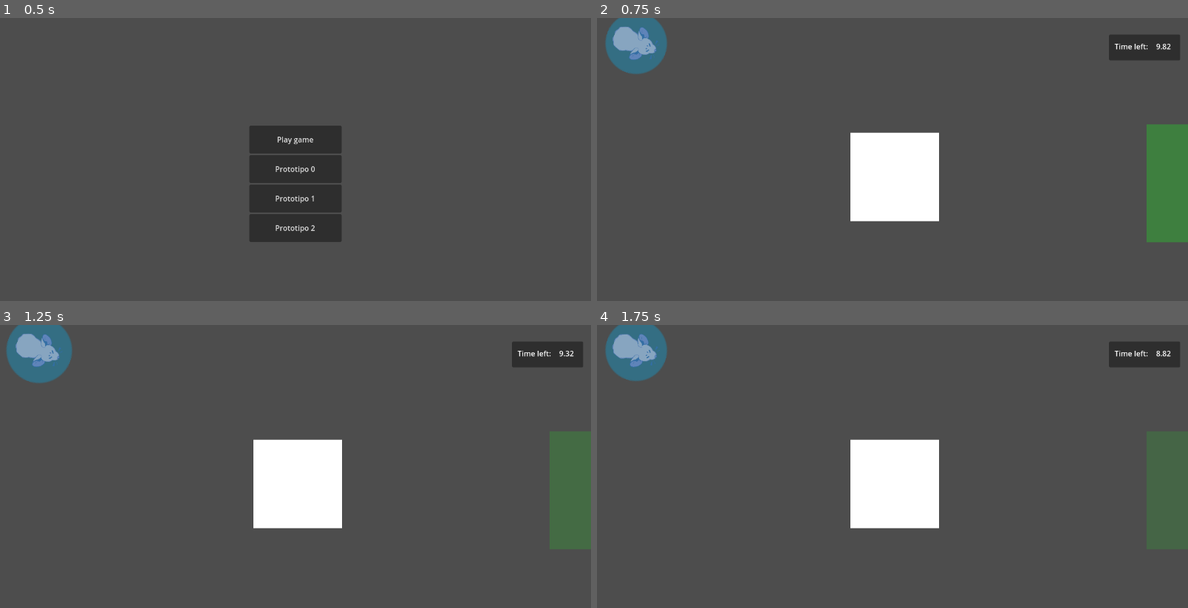
Above: before the commit, frames 1-4 (two rows, left to right).
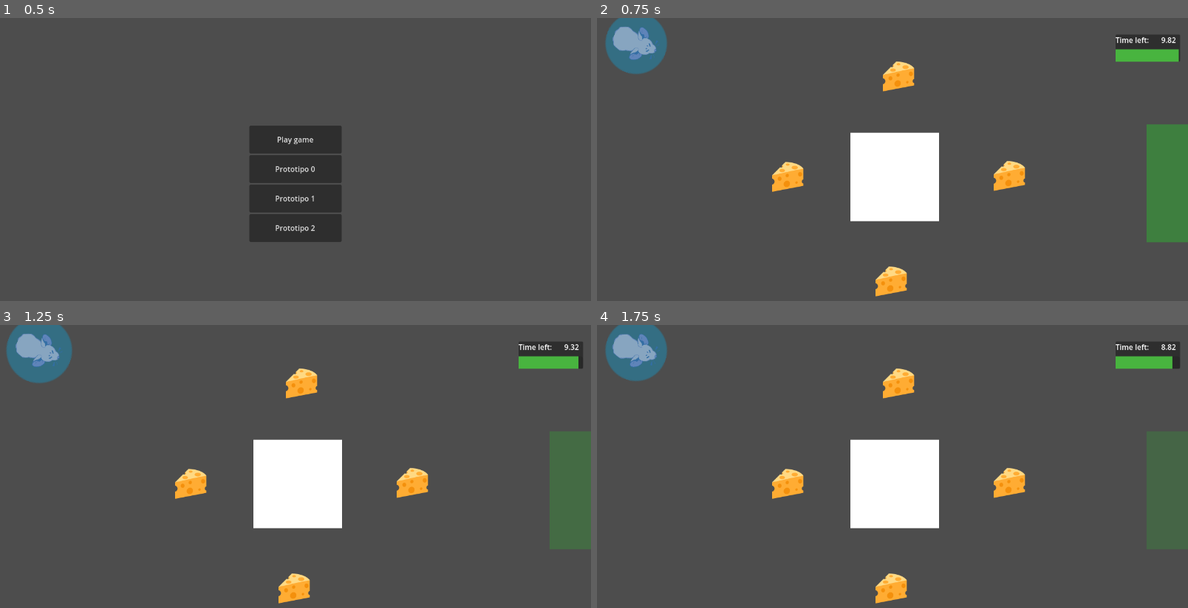
Above: after the commit, the same moments.

Repository: antimundo/rat-and-furrius
Game: Godot game, scene res://scenes/main_menu/main_menu.tscn
Same seed, same stepped clock (60 frames per second), same inputs: the game is played once before the commit and once after it.
Inputs (mouse positions are in pixels of both pictures, inside the frame that each line leads up to):
- Up to frame 1 (0.5 s): no input
- Up to frame 2 (0.75 s): click "Play game" at 0.5 s
- Up to frame 3 (1.25 s): no input
- Up to frame 4 (1.75 s): move the mouse to (1022, 474) at 1.27 s

Frame 1 is identical in both runs. In frame 2, 2.5% of the frame differs, in the area x 29-99%, y 5-99%; in frame 3, 2.5%; in frame 4, 2.5%.

Commit message:
Add time cheese and include it in levels

Diff:
--- a/project.godot
+++ b/project.godot
@@ -15,6 +15,10 @@
 config/features=PackedStringArray("4.1", "GL Compatibility")
 config/icon="res://icon.svg"
 
+[autoload]
+
+EventBus="*res://scenes/event_bus.gd"
+
 [display]
 
 window/size/viewport_width=1280
--- /dev/null
+++ b/scenes/event_bus.gd
@@ -0,0 +1,3 @@
+extends Node
+
+signal got_cheese(time_to_add:float)
--- a/scenes/game_manager/end_game_timer.gd
+++ b/scenes/game_manager/end_game_timer.gd
@@ -1,7 +1,15 @@
 extends Timer
 ## Used in game manager to update UI showing the time left before the game ends
 
-@onready var timer_label = %TimerValue
+@onready var timer_label := %TimerValue
+@onready var timer_progress := %TimerProgressBar
+
+func _ready() -> void:
+	EventBus.got_cheese.connect(add_time)
 
 func _process(delta: float) -> void:
 	timer_label.text = "%3.2f" % time_left
+	timer_progress.ratio = time_left / wait_time
+
+func add_time(time_to_add: float) -> void:
+	start(time_left + time_to_add)
--- a/scenes/game_manager/game_manager.tscn
+++ b/scenes/game_manager/game_manager.tscn
@@ -1,7 +1,10 @@
-[gd_scene load_steps=3 format=3 uid="uid://dsuf565vxlltg"]
+[gd_scene load_steps=4 format=3 uid="uid://dsuf565vxlltg"]
 
 [ext_resource type="Script" path="res://scenes/game_manager/game_manager.gd" id="1_woiw8"]
 [ext_resource type="Script" path="res://scenes/game_manager/end_game_timer.gd" id="2_ln6gs"]
+
+[sub_resource type="StyleBoxFlat" id="StyleBoxFlat_e2o85"]
+bg_color = Color(0.282353, 0.705882, 0.247059, 1)
 
 [node name="game_manager" type="Node"]
 script = ExtResource("1_woiw8")
@@ -14,29 +17,46 @@
 offset_bottom = 40.0
 
 [node name="Panel" type="Panel" parent="Control"]
-offset_left = 1109.0
+layout_mode = 0
+offset_left = 1123.0
 offset_top = 36.0
 offset_right = 1263.0
-offset_bottom = 92.0
+offset_bottom = 95.0
 
 [node name="Label" type="Label" parent="Control/Panel"]
-offset_left = 12.0
-offset_top = 14.0
-offset_right = 89.0
-offset_bottom = 40.0
+layout_mode = 1
+offset_right = 77.0
+offset_bottom = 26.0
 size_flags_horizontal = 8
 size_flags_vertical = 0
 text = "Time left: "
 
 [node name="TimerValue" type="Label" parent="Control/Panel"]
 unique_name_in_owner = true
-offset_left = 102.0
-offset_top = 14.0
-offset_right = 143.0
-offset_bottom = 40.0
+layout_mode = 1
+anchors_preset = 1
+anchor_left = 1.0
+anchor_right = 1.0
+offset_left = -41.0
+offset_bottom = 26.0
+grow_horizontal = 0
 size_flags_horizontal = 8
 size_flags_vertical = 0
 text = "99.99"
+
+[node name="TimerProgressBar" type="ProgressBar" parent="Control/Panel"]
+unique_name_in_owner = true
+layout_mode = 1
+anchors_preset = 12
+anchor_top = 1.0
+anchor_right = 1.0
+anchor_bottom = 1.0
+offset_top = -27.0
+grow_horizontal = 2
+grow_vertical = 0
+theme_override_styles/fill = SubResource("StyleBoxFlat_e2o85")
+value = 100.0
+show_percentage = false
 
 [node name="EndGameTimer" type="Timer" parent="."]
 wait_time = 10.0
--- a/scenes/gameplay/levels/level_0.tscn
+++ b/scenes/gameplay/levels/level_0.tscn
@@ -1,9 +1,10 @@
-[gd_scene load_steps=6 format=3 uid="uid://dnpmbebgrb7ic"]
+[gd_scene load_steps=7 format=3 uid="uid://dnpmbebgrb7ic"]
 
 [ext_resource type="PackedScene" uid="uid://bijr1niobi180" path="res://scenes/gameplay/player.tscn" id="1_b3dob"]
 [ext_resource type="Script" path="res://scenes/gameplay/level_manager.gd" id="1_fgpct"]
 [ext_resource type="Texture2D" uid="uid://dkcvyxgemb5eo" path="res://assets/sprites/square.svg" id="2_0na1j"]
 [ext_resource type="PackedScene" uid="uid://xebbo3bo5tth" path="res://scenes/gameplay/goal.tscn" id="3_hc02h"]
+[ext_resource type="PackedScene" uid="uid://2gyekiekmnc4" path="res://scenes/gameplay/time_cheese.tscn" id="5_2eoy1"]
 
 [sub_resource type="RectangleShape2D" id="RectangleShape2D_asw6l"]
 size = Vector2(64, 64)
@@ -27,4 +28,16 @@
 [node name="Goal" parent="." instance=ExtResource("3_hc02h")]
 position = Vector2(1318, 359)
 
+[node name="TimeCheese" parent="." instance=ExtResource("5_2eoy1")]
+position = Vector2(413, 344)
+
+[node name="TimeCheese2" parent="." instance=ExtResource("5_2eoy1")]
+position = Vector2(653, 126)
+
+[node name="TimeCheese3" parent="." instance=ExtResource("5_2eoy1")]
+position = Vector2(893, 342)
+
+[node name="TimeCheese4" parent="." instance=ExtResource("5_2eoy1")]
+position = Vector2(637, 571)
+
 [connection signal="player_entered_goal" from="Goal" to="." method="_on_player_entered_goal"]
--- a/scenes/gameplay/levels/prototype_1.tscn
+++ b/scenes/gameplay/levels/prototype_1.tscn
@@ -1,10 +1,11 @@
-[gd_scene load_steps=9 format=3 uid="uid://fulqqggki2ng"]
+[gd_scene load_steps=10 format=3 uid="uid://fulqqggki2ng"]
 
 [ext_resource type="PackedScene" uid="uid://bijr1niobi180" path="res://scenes/gameplay/player.tscn" id="1_cw13g"]
 [ext_resource type="Script" path="res://scenes/gameplay/level_manager.gd" id="1_vq4qc"]
 [ext_resource type="Texture2D" uid="uid://dkcvyxgemb5eo" path="res://assets/sprites/square.svg" id="2_milvi"]
 [ext_resource type="PackedScene" uid="uid://xebbo3bo5tth" path="res://scenes/gameplay/goal.tscn" id="3_ue43w"]
 [ext_resource type="PackedScene" uid="uid://bd1gi8jk1bb2o" path="res://scenes/gameplay/enemies/sleepy_cat.tscn" id="5_kbuvp"]
+[ext_resource type="PackedScene" uid="uid://2gyekiekmnc4" path="res://scenes/gameplay/time_cheese.tscn" id="6_lmhf1"]
 
 [sub_resource type="RectangleShape2D" id="RectangleShape2D_asw6l"]
 size = Vector2(64, 64)
@@ -74,6 +75,12 @@
 position = Vector2(970, 300)
 curve = SubResource("Curve2D_11wuo")
 
+[node name="TimeCheese" parent="." instance=ExtResource("6_lmhf1")]
+position = Vector2(132, 604)
+
+[node name="TimeCheese2" parent="." instance=ExtResource("6_lmhf1")]
+position = Vector2(1120, 601)
+
 [connection signal="player_entered_goal" from="Goal" to="." method="_on_player_entered_goal"]
 [connection signal="player_caught" from="SleepyCat" to="." method="_on_player_caught"]
 [connection signal="player_caught" from="SleepyCat2" to="." method="_on_player_caught"]
--- a/scenes/gameplay/levels/prototype_2.tscn
+++ b/scenes/gameplay/levels/prototype_2.tscn
@@ -1,9 +1,10 @@
-[gd_scene load_steps=6 format=3 uid="uid://cbnmdx7bwqyda"]
+[gd_scene load_steps=7 format=3 uid="uid://cbnmdx7bwqyda"]
 
 [ext_resource type="Script" path="res://scenes/gameplay/level_manager.gd" id="1_f14uh"]
 [ext_resource type="PackedScene" uid="uid://bijr1niobi180" path="res://scenes/gameplay/player.tscn" id="1_iotvb"]
 [ext_resource type="Texture2D" uid="uid://dkcvyxgemb5eo" path="res://assets/sprites/square.svg" id="2_vi2r5"]
 [ext_resource type="PackedScene" uid="uid://xebbo3bo5tth" path="res://scenes/gameplay/goal.tscn" id="3_q7e1g"]
+[ext_resource type="PackedScene" uid="uid://2gyekiekmnc4" path="res://scenes/gameplay/time_cheese.tscn" id="5_ioew0"]
 
 [sub_resource type="RectangleShape2D" id="RectangleShape2D_asw6l"]
 size = Vector2(64, 64)
@@ -53,4 +54,19 @@
 [node name="Goal" parent="." instance=ExtResource("3_q7e1g")]
 position = Vector2(1332, 338)
 
+[node name="TimeCheese" parent="." instance=ExtResource("5_ioew0")]
+position = Vector2(340, 337)
+
+[node name="TimeCheese2" parent="." instance=ExtResource("5_ioew0")]
+position = Vector2(663, 340)
+
+[node name="TimeCheese3" parent="." instance=ExtResource("5_ioew0")]
+position = Vector2(942, 345)
+
+[node name="TimeCheese4" parent="." instance=ExtResource("5_ioew0")]
+position = Vector2(658, 116)
+
+[node name="TimeCheese5" parent="." instance=ExtResource("5_ioew0")]
+position = Vector2(665, 592)
+
 [connection signal="player_entered_goal" from="Goal" to="." method="_on_player_entered_goal"]
--- a/scenes/gameplay/levels/prototype_walking.tscn
+++ b/scenes/gameplay/levels/prototype_walking.tscn
@@ -1,10 +1,11 @@
-[gd_scene load_steps=9 format=3 uid="uid://cov0aufcx8htv"]
+[gd_scene load_steps=10 format=3 uid="uid://cov0aufcx8htv"]
 
 [ext_resource type="Script" path="res://scenes/gameplay/level_manager.gd" id="1_bgqyt"]
 [ext_resource type="PackedScene" uid="uid://bijr1niobi180" path="res://scenes/gameplay/player.tscn" id="2_xgyva"]
 [ext_resource type="Texture2D" uid="uid://dkcvyxgemb5eo" path="res://assets/sprites/square.svg" id="3_2sorj"]
 [ext_resource type="PackedScene" uid="uid://xebbo3bo5tth" path="res://scenes/gameplay/goal.tscn" id="4_j0bfn"]
 [ext_resource type="PackedScene" uid="uid://b80k0bgl3c61d" path="res://scenes/gameplay/enemies/patrol_cat.tscn" id="5_opudh"]
+[ext_resource type="PackedScene" uid="uid://2gyekiekmnc4" path="res://scenes/gameplay/time_cheese.tscn" id="6_wa0g7"]
 
 [sub_resource type="RectangleShape2D" id="RectangleShape2D_asw6l"]
 size = Vector2(64, 64)
@@ -74,6 +75,24 @@
 position = Vector2(287, 341)
 curve = SubResource("Curve2D_0dulf")
 
+[node name="TimeCheese" parent="." instance=ExtResource("6_wa0g7")]
+position = Vector2(285, 434)
+
+[node name="TimeCheese2" parent="." instance=ExtResource("6_wa0g7")]
+position = Vector2(655, 341)
+
+[node name="TimeCheese3" parent="." instance=ExtResource("6_wa0g7")]
+position = Vector2(943, 332)
+
+[node name="TimeCheese4" parent="." instance=ExtResource("6_wa0g7")]
+position = Vector2(649, 594)
+
+[node name="TimeCheese5" parent="." instance=ExtResource("6_wa0g7")]
+position = Vector2(961, 600)
+
+[node name="TimeCheese6" parent="." instance=ExtResource("6_wa0g7")]
+position = Vector2(657, 83)
+
 [connection signal="player_entered_goal" from="Goal" to="." method="_on_player_entered_goal"]
 [connection signal="player_caught" from="PatrolCat" to="." method="_on_player_caught"]
 [connection signal="player_caught" from="PatrolCat2" to="." method="_on_player_caught"]
--- /dev/null
+++ b/scenes/gameplay/time_cheese.gd
@@ -0,0 +1,10 @@
+extends Sprite2D
+
+@export var time_to_add: float = 2.0
+
+func _on_player_entered_enemy_weak_spot() -> void:
+	$Area2D.monitoring = false
+	EventBus.got_cheese.emit(time_to_add)
+	var tween = get_tree().create_tween().parallel()
+	tween.tween_property(self, "scale", Vector2.ZERO, .2).set_ease(Tween.EASE_IN).set_trans(Tween.TRANS_BACK)
+	tween.connect("finished", queue_free)
--- /dev/null
+++ b/scenes/gameplay/time_cheese.tscn
@@ -0,0 +1,21 @@
+[gd_scene load_steps=5 format=3 uid="uid://2gyekiekmnc4"]
+
+[ext_resource type="Texture2D" uid="uid://bq1ovemvxevcu" path="res://assets/sprites/REEMPLAZAR_emoji_queso_twitter.png" id="1_61onc"]
+[ext_resource type="Script" path="res://scenes/gameplay/time_cheese.gd" id="2_1eolw"]
+[ext_resource type="Script" path="res://scenes/gameplay/enemies/enemy_weak_spot.gd" id="2_kr71m"]
+
+[sub_resource type="CircleShape2D" id="CircleShape2D_d6lpd"]
+radius = 34.0147
+
+[node name="TimeCheese" type="Sprite2D"]
+texture = ExtResource("1_61onc")
+script = ExtResource("2_1eolw")
+
+[node name="Area2D" type="Area2D" parent="."]
+script = ExtResource("2_kr71m")
+
+[node name="CollisionShape2D" type="CollisionShape2D" parent="Area2D"]
+shape = SubResource("CircleShape2D_d6lpd")
+
+[connection signal="body_entered" from="Area2D" to="Area2D" method="_on_area_2d_body_entered"]
+[connection signal="player_entered_enemy_weak_spot" from="Area2D" to="." method="_on_player_entered_enemy_weak_spot"]
--- a/scenes/main_menu/main_menu.tscn
+++ b/scenes/main_menu/main_menu.tscn
@@ -38,7 +38,7 @@
 text = "Play game
 "
 script = ExtResource("3_jqpdx")
-scene = Array[PackedScene]([ExtResource("3_q5bli"), ExtResource("4_m2ka3"), ExtResource("5_xged8")])
+scene = Array[PackedScene]([ExtResource("3_q5bli"), ExtResource("4_m2ka3"), ExtResource("5_xged8"), ExtResource("7_b72do")])
 
 [node name="Button" type="Button" parent="VBoxContainer"]
 custom_minimum_size = Vector2(200, 60)
Binary file added: assets/sprites/REEMPLAZAR_emoji_queso_twitter.png
Not shown, added: assets/sprites/REEMPLAZAR_emoji_queso_twitter.png.import
